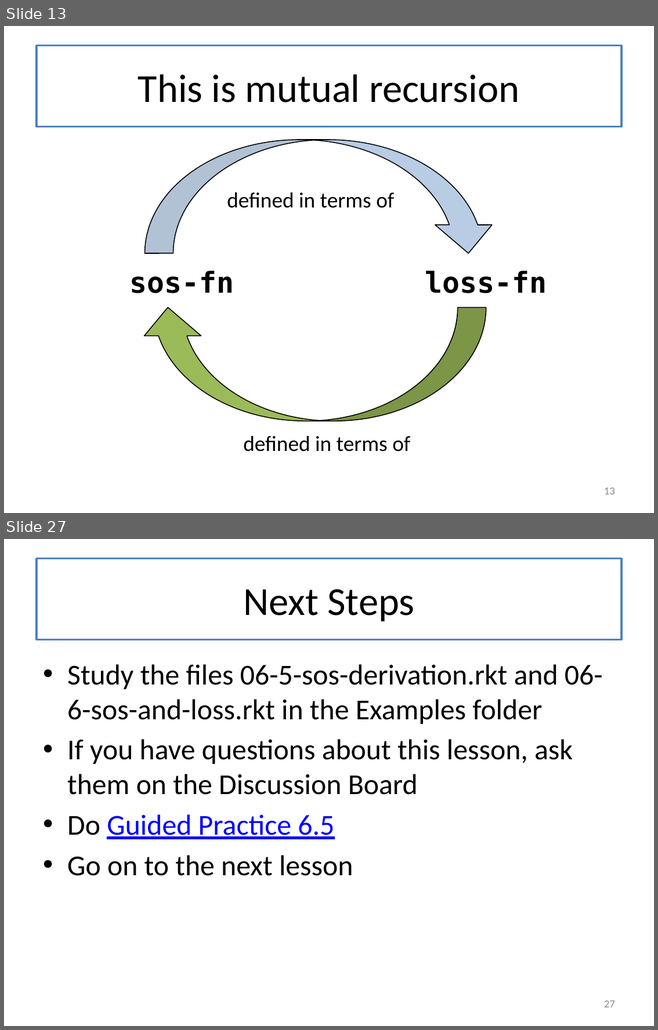
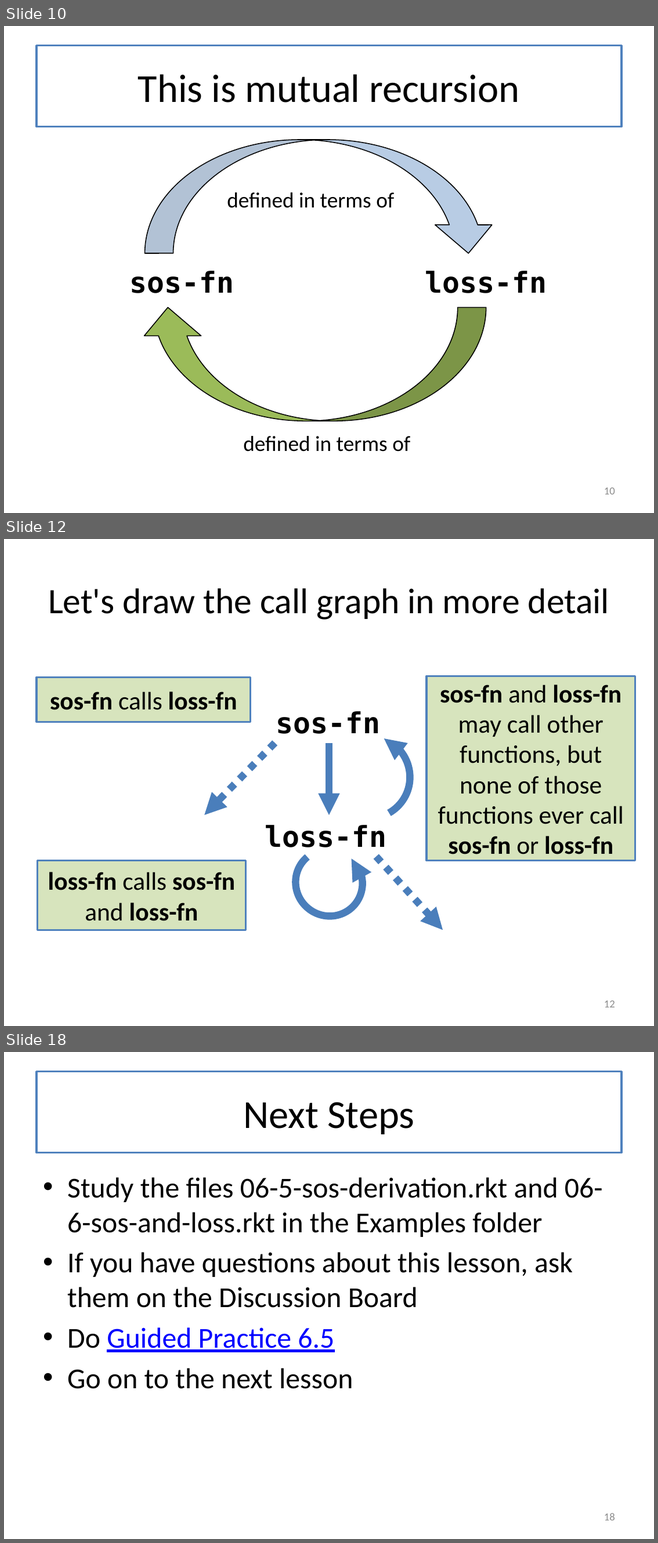
Before and after one commit to mwand/cs5010f16, a slide deck: Slides/Lesson 6.6 Halting Functions for Tree-Like Structures.pptx. Shown one above the other, each under a label of ours: slides 13 and 27 before the commit, slides 10, 12 and 18 after it; the slides between them are not shown. The pictures are 658x1030 and 658x1543 pixels, drawn with LibreOffice and Linux fonts; fonts in the diff are those of the drawing. Boxes give left, top, right and bottom in pixels: in the first picture for what was removed or moved away, otherwise in the second. Text is boxed around its words. In the diff, an @@ line names an element or a change of style, - is before the commit and + after.

```diff
--- a/Slides/Lesson 6.6 Halting Functions for Tree-Like Structures.pptx
+++ b/Slides/Lesson 6.6 Halting Functions for Tree-Like Structures.pptx
@@ slide 12 added at (x1=4, y1=539, x2=654, y2=1026), background #FFFFFF @@
@@ title added at (x1=36, y1=559, x2=621, y2=640), fill #FFFFFF, outline #4F81BD 2 pt, 39.6 pt, text #000000 @@
+Let's draw the call graph in more detail
@@ rectangle added at (x1=36, y1=678, x2=250, y2=722), fill #D7E4BD, outline #4F81BD 2 pt, 28 pt, text #000000, bold @@
+sos-fn calls loss-fn
@@ rectangle added at (x1=426, y1=676, x2=635, y2=860), fill #D7E4BD, outline #4F81BD 2 pt, 28 pt, text #000000 @@
+sos-fn and loss-fn may call other functions, but none of those functions ever call sos-fn or loss-fn
@@ text added at (x1=275, y1=711, x2=380, y2=734), 32 pt, text #000000, bold @@
+sos-fn
@@ arc (boxed as its full ellipse) added at (x1=313, y1=722, x2=423, y2=831), outline #4B7EBC 8 pt @@
@@ arrow added from (275, 743) to (204, 815), #4B7EBC 8 pt dashed @@
@@ arrow added from (329, 743) to (329, 815), #4B7EBC 8 pt @@
@@ text added at (x1=265, y1=825, x2=387, y2=848), 32 pt, text #000000, bold @@
+loss-fn
@@ arc (boxed as its full ellipse) added at (x1=281, y1=836, x2=376, y2=931), outline #4B7EBC 8 pt @@
@@ rectangle added at (x1=37, y1=860, x2=246, y2=930), fill #D7E4BD, outline #4F81BD 2 pt, 28 pt, text #000000, bold @@
+loss-fn calls sos-fn and loss-fn
@@ arrow added from (376, 857) to (442, 930), #4B7EBC 8 pt dashed @@
@@ page number added at (x1=604, y1=1001, x2=615, y2=1008), 12 pt, text #8C8C8C @@
+12
@@ what was slide 13 is now slide 10 @@
@@ page number at (x1=604, y1=488, x2=615, y2=495): text changed @@
-13
+10
@@ what was slide 27 is now slide 18 @@
@@ page number at (x1=604, y1=1513, x2=615, y2=1521): text changed @@
-27
+18
```
Also in this commit, not shown: 4 slides changed, 9 other slides added, 19 slides removed.
